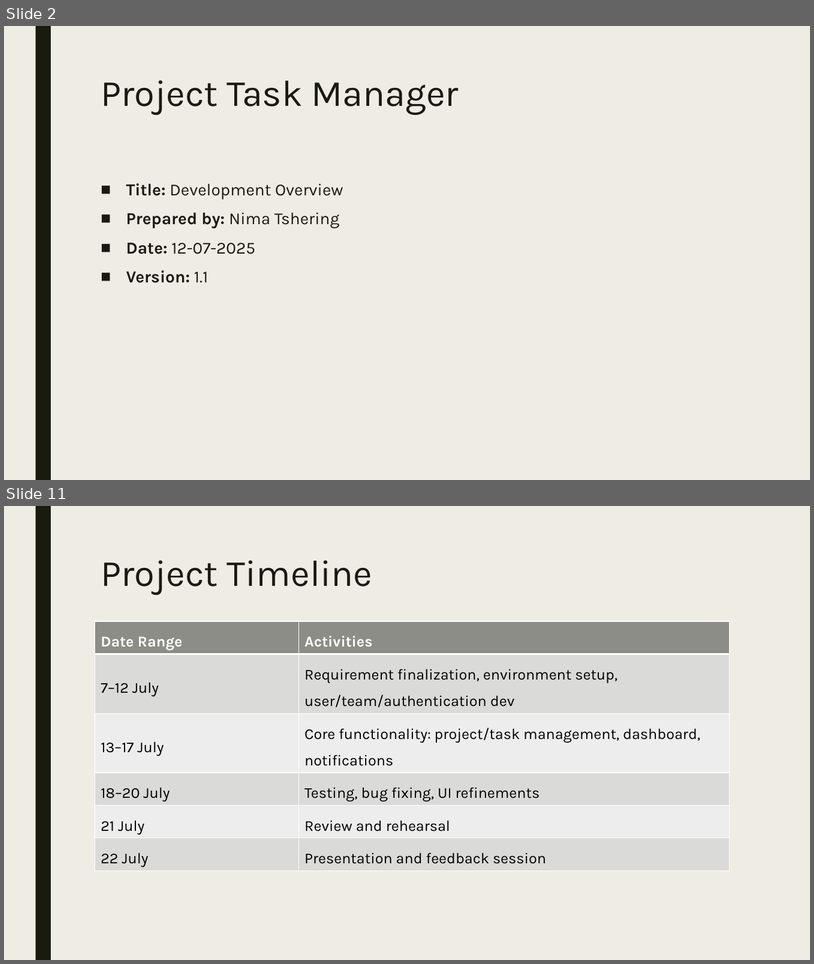
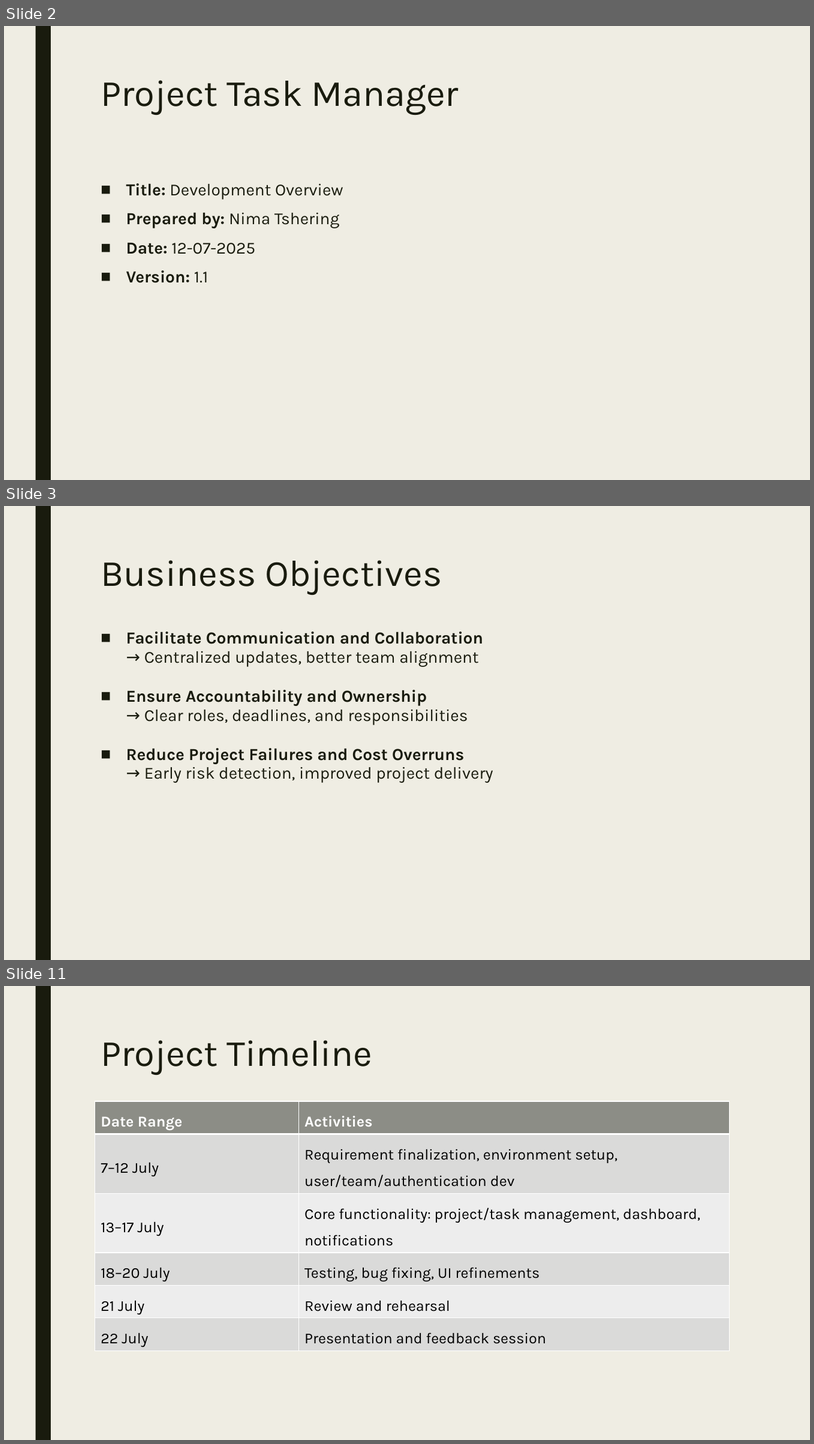
Before and after one commit to nimatshering/capstone-project, a slide deck: Presentation.pptx. Shown one above the other, each under a label of ours: slides 2 and 11 before the commit, slides 2, 3 and 11 after it; the slides between them are not shown. The pictures are 814x964 and 814x1444 pixels, drawn with LibreOffice and Linux fonts; fonts in the diff are those of the drawing. Boxes give left, top, right and bottom in pixels: in the first picture for what was removed or moved away, otherwise in the second. Text is boxed around its words. In the diff, an @@ line names an element or a change of style, - is before the commit and + after.

```diff
--- a/Presentation.pptx
+++ b/Presentation.pptx
@@ slide 3 added at bbox=[4, 506, 810, 960], background #EFEDE3; not listed: 1 template element that a slide beside it also shows @@
@@ title added at bbox=[101, 560, 442, 595], 44 pt, text #191B0E @@
+Business Objectives
@@ text added at bbox=[126, 631, 494, 783], 20 pt, text #191B0E @@
+■ Facilitate Communication and Collaboration
+  → Centralized updates, better team alignment
+■ Ensure Accountability and Ownership
+  → Clear roles, deadlines, and responsibilities
+■ Reduce Project Failures and Cost Overruns
+  → Early risk detection, improved project delivery
```
Also in this commit, not shown: 4 slides changed, 7 other slides added, 7 slides removed, 3 other files.
